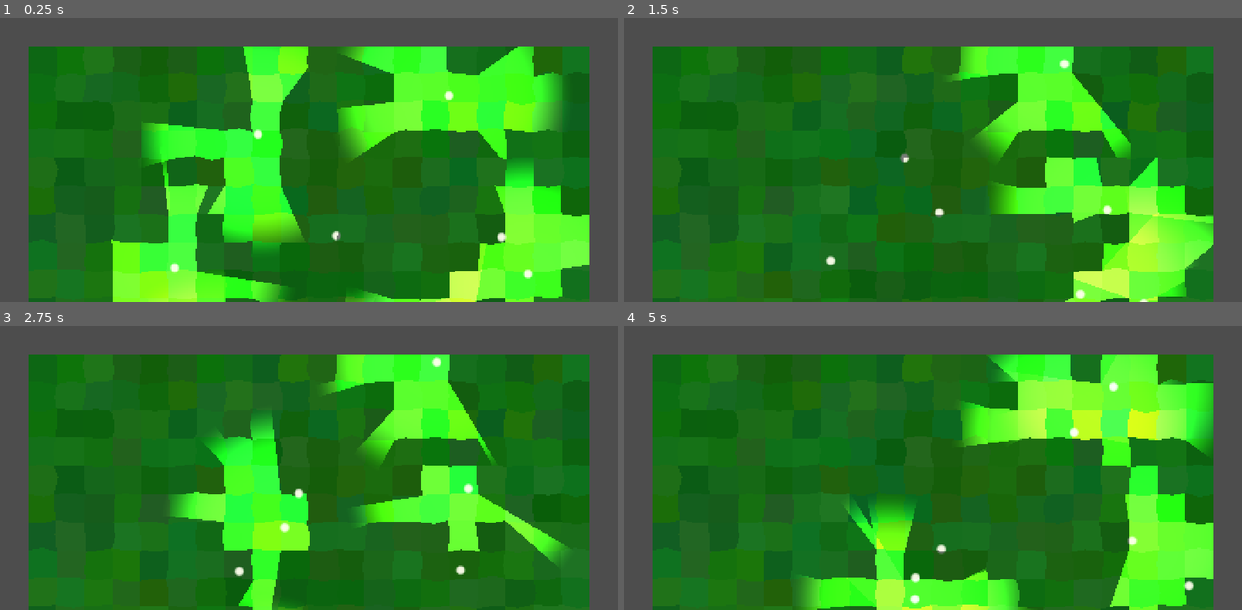
Above: before the commit, frames 1-4 (two rows, left to right).
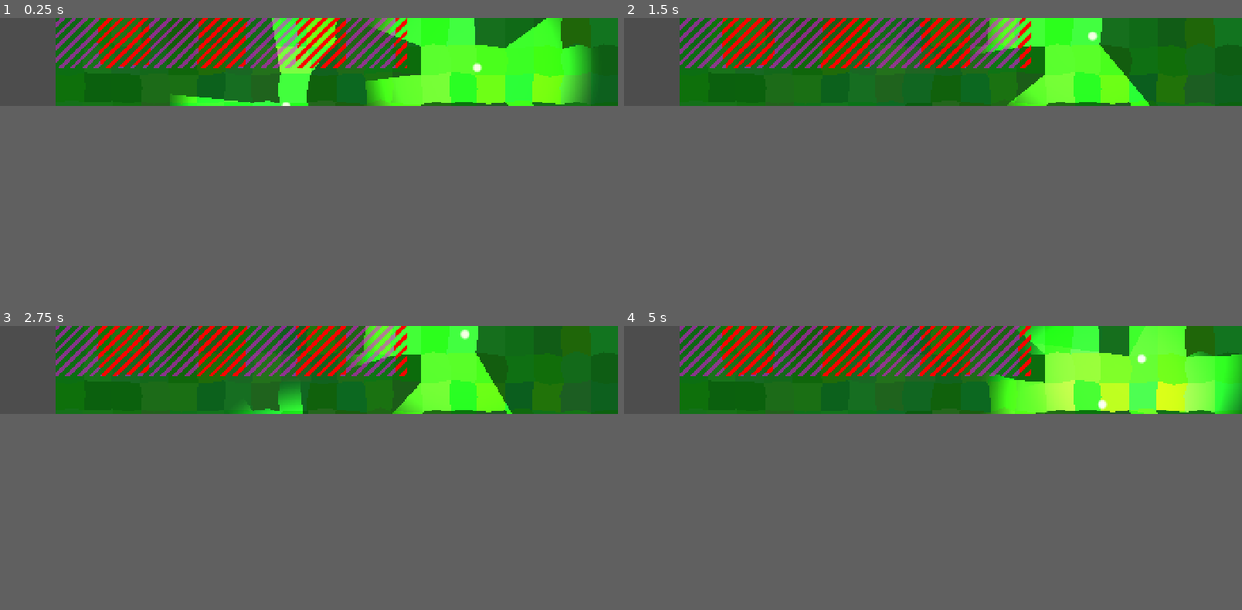
Above: after the commit, the same moments.

Repository: vincent-woelfer/dwarfs-diamonds
Game: Godot game, scene res://scenes/root.tscn
Same seed, same stepped clock (60 frames per second), same inputs: the game is played once before the commit and once after it.
Inputs:
- Up to frame 1 (0.25 s): no input
- Up to frame 2 (1.5 s): hold S (cam_move_down) 0.53-1.28 s; hold Up (ui_up) from 0.53 s (still down); tap A (cam_move_left) at 1.35 s
- Up to frame 3 (2.75 s): keep holding Up (ui_up); hold D (cam_move_right) from 2.03 s (still down)
- Up to frame 4 (5 s): keep holding Up (ui_up); release D (cam_move_right) at 2.78 s; tap W (cam_move_up) at 2.85 s; hold S (cam_move_down) 3.53-4.28 s; tap A (cam_move_left) at 4.35 s
The window is 800x368 before the commit and 800x114 after it. Grey fills any space a smaller window leaves; there, only what the larger window draws over its background counts as a difference.

The runs differ from the first frame. In frame 1, 83% of the frame differs, in the area x 4-100%, y 0-100%; in frame 2, 79%; in frame 3, 79%; in frame 4, 82%.

Commit message:
-- wip --

Diff:
--- a/project.godot
+++ b/project.godot
@@ -35,6 +35,7 @@
 [display]
 
 window/size/viewport_width=1408
+window/size/viewport_height=200
 window/size/mode=3
 window/size/initial_position_type=3
 window/size/borderless=true
--- a/scenes/root.tscn
+++ b/scenes/root.tscn
@@ -1,8 +1,9 @@
-[gd_scene load_steps=7 format=3 uid="uid://pbh6gu6l3vu2"]
+[gd_scene load_steps=9 format=3 uid="uid://pbh6gu6l3vu2"]
 
 [ext_resource type="Script" uid="uid://6tsnng1yc534" path="res://src/Level.gd" id="1_j5px3"]
 [ext_resource type="Script" uid="uid://dyag5xrvgqmps" path="res://src/Camera.gd" id="2_twpsu"]
 [ext_resource type="Script" uid="uid://d1qcyrj8x1c0i" path="res://src/StencilViewport.gd" id="3_lrqlo"]
+[ext_resource type="Script" uid="uid://cbuy847y21d8h" path="res://src/PostProcessCanvasLayer.gd" id="4_jh1ax"]
 [ext_resource type="Shader" uid="uid://xfugqc6jg0g2" path="res://shaders/StencilPostProcess.gdshader" id="4_sqa0i"]
 
 [sub_resource type="ViewportTexture" id="ViewportTexture_sqa0i"]
@@ -18,7 +19,11 @@
 shader_parameter/angle = 0.7854
 shader_parameter/MASK_TEXTURE = SubResource("ViewportTexture_sqa0i")
 
+[sub_resource type="ViewportTexture" id="ViewportTexture_jh1ax"]
+viewport_path = NodePath("StencilViewport")
+
 [node name="root" type="Node2D"]
+visibility_layer = 3
 
 [node name="Camera" type="Camera2D" parent="."]
 limit_enabled = false
@@ -33,14 +38,20 @@
 [node name="StencilViewport" type="SubViewport" parent="."]
 disable_3d = true
 transparent_bg = true
-canvas_cull_mask = 4293918722
+canvas_cull_mask = 4293918723
 render_target_update_mode = 4
 script = ExtResource("3_lrqlo")
 
 [node name="PostProcessCanvasLayer" type="CanvasLayer" parent="."]
 layer = 2
 follow_viewport_enabled = true
+script = ExtResource("4_jh1ax")
 
 [node name="StencilColorRect" type="ColorRect" parent="PostProcessCanvasLayer"]
 material = SubResource("ShaderMaterial_sqa0i")
-metadata/_edit_use_anchors_ = true
+
+[node name="DebugStencilViewportDisplay" type="TextureRect" parent="."]
+visible = false
+offset_right = 512.0
+offset_bottom = 512.0
+texture = SubResource("ViewportTexture_jh1ax")
--- a/shaders/StencilPostProcess.gdshader
+++ b/shaders/StencilPostProcess.gdshader
@@ -31,12 +31,13 @@
 
     // Determine Colors
     vec4 highlight_color = (stripe >= 0.5) ? stripe_color : screen_color;
-    vec4 background_color = (stripe >= 0.5) ? mix(screen_color, vec4(1,1,1,1), 0.5) : screen_color;
+    vec4 background_color = (stripe >= 0.5) ? mix(screen_color, vec4(1,0,1,1), 0.5) : screen_color;
 
     if (highlight) {
         COLOR = highlight_color;
     } else {
         COLOR = background_color;
     }
+
     // COLOR = mix(screen_color, mask_color, 0.7);
 }
--- a/src/Camera.gd
+++ b/src/Camera.gd
@@ -8,7 +8,7 @@
 # For panning and level bounds
 # The world size (as in)
 var level_size: Vector2 = Global.CELL_SIZE_VEC * Vector2(Global.LEVEL_WIDTH, Global.LEVEL_HEIGHT)
-var margin_cells: int = 1
+var margin_cells: int = 0
 
 
 var viewport_size: Vector2 = Vector2.ZERO # Set in _ready
--- a/src/Cell.gd
+++ b/src/Cell.gd
@@ -49,12 +49,12 @@
 	add_child(background_poly)
 
 	# Stencil
-	if not Engine.is_editor_hint():
-		stencil_poly = Polygon2D.new()
-		stencil_poly.polygon = _get_cell_polygon(grid_pos.x, grid_pos.y)
-		stencil_poly.color = Color8(255, 0, 0) if (grid_pos.x % 2 == 0 and grid_pos.y % 2 == 0) else Color8(0, 0, 0, 0)
-		stencil_poly.visibility_layer = (1 << 1) # Layer 2
-		add_child(stencil_poly)
+	# if not Engine.is_editor_hint():
+	stencil_poly = Polygon2D.new()
+	stencil_poly.polygon = _get_cell_polygon(grid_pos.x, grid_pos.y)
+	stencil_poly.color = Color8(255, 0, 0) if (grid_pos.x % 2 == 0 and grid_pos.y % 2 == 0) else Color8(0, 0, 0, 0)
+	stencil_poly.visibility_layer = (1 << 1) # Layer 2
+	add_child(stencil_poly)
 
 	# Light Occluder
 	if is_solid:
--- /dev/null
+++ b/src/PostProcessCanvasLayer.gd
@@ -0,0 +1,13 @@
+extends CanvasLayer
+class_name PostProcessCanvasLayer
+
+@onready var window: Window = get_tree().root
+@onready var color_rect: ColorRect = $StencilColorRect
+
+func _ready() -> void:
+    color_rect.size = window.size
+
+    print("PostProcessCanvasLayer Viewport: ", get_viewport())
+    print("PostProcessCanvasLayer ColorRect Size: ", color_rect.size)
+
+    # print("PostProcessCanvasLayer size: ", self.get_viewport())
--- a/src/StencilViewport.gd
+++ b/src/StencilViewport.gd
@@ -1,16 +1,14 @@
 class_name StencilViewport
 extends SubViewport
 
-@onready var window: Window
-@onready var parent_viewport: Viewport
+@onready var window: Window = get_tree().root
+@onready var parent_viewport: Viewport = window.get_viewport()
 
 func _ready() -> void:
-	window = get_tree().root
-	parent_viewport = window.get_viewport()
-
 	# Render only layer 2 (the stencil layer)
 	self.canvas_cull_mask = (1 << 1)
-	parent_viewport.canvas_cull_mask = (1 << 0) # Ensure parent renders only layer 1
+	# Ensure parent renders only layer 1
+	parent_viewport.canvas_cull_mask = (1 << 0)
 
 	# Enable Stencil Layer on Main Viewport for testing
 	# parent_viewport.set_canvas_cull_mask_bit(1, true)
@@ -20,11 +18,13 @@
 	# Size
 	self.size = window.size
 
+	# color_rect.size = self.size
+
 	print("Stencil Viewport size: ", self.size)
 	print("Window size: ", window.size)
 
-
-	# print("Stencil Viewport got parent viewport: ", parent_viewport)
+	print("Stencil Viewport got world2D: ", self.world_2d)
+	print("Parent Viewport got world2D: ", parent_viewport.world_2d)
 
 
 func _process(delta: float) -> void:
Not shown, added: src/PostProcessCanvasLayer.gd.uid
